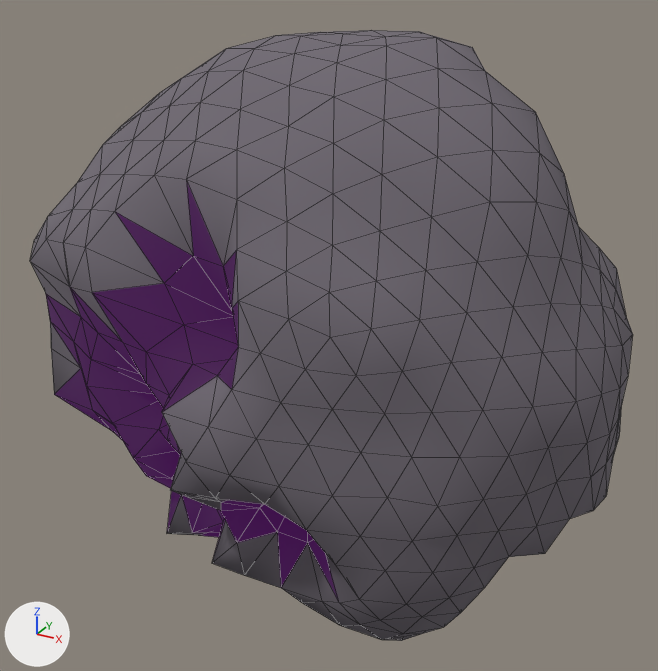
An edit to the glTF model assets/asteroids/asteroid_med_15.glb, drawn before and after from the same camera.
The view is the same before and after, from a 50 mm lens placed at (1.112, -2.094, 1.189), pointed at (-0.054, 0.026, 0.129). The axes (+X, +Y, +Z) are drawn at lower left. The lights are the same throughout. The older version comes first. Mesh edges are drawn as thin lines.

The first picture shows 'asteroid_med_15'.
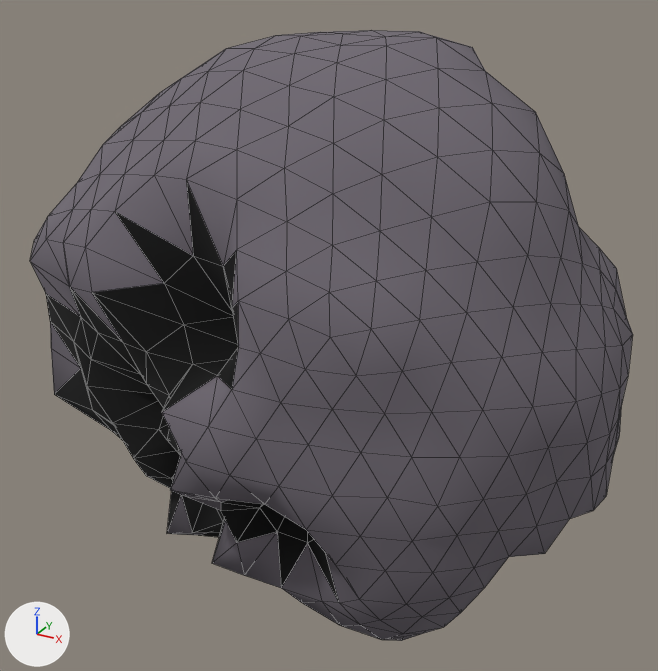
Location of each change, [x1, y1, x2, y2] in pixels of the pictures (658 x 671 px):
'asteroid_med_15', recoloured, surface changed (darker): [45, 181, 342, 604] in both

The change, as a diff of the scene's bpy script:
```diff
--- a/assets/asteroids/asteroid_med_15.glb.py
+++ b/assets/asteroids/asteroid_med_15.glb.py
@@ mat_crater_asteroid_med_15 @@
 mat_crater_asteroid_med_15.roughness = 1.0
-mat_crater_asteroid_med_15.emission_color = (0.042, 0.0, 0.063)  # dark purple #3a0047
-mat_crater_asteroid_med_15.emission_strength = 1.0
```
